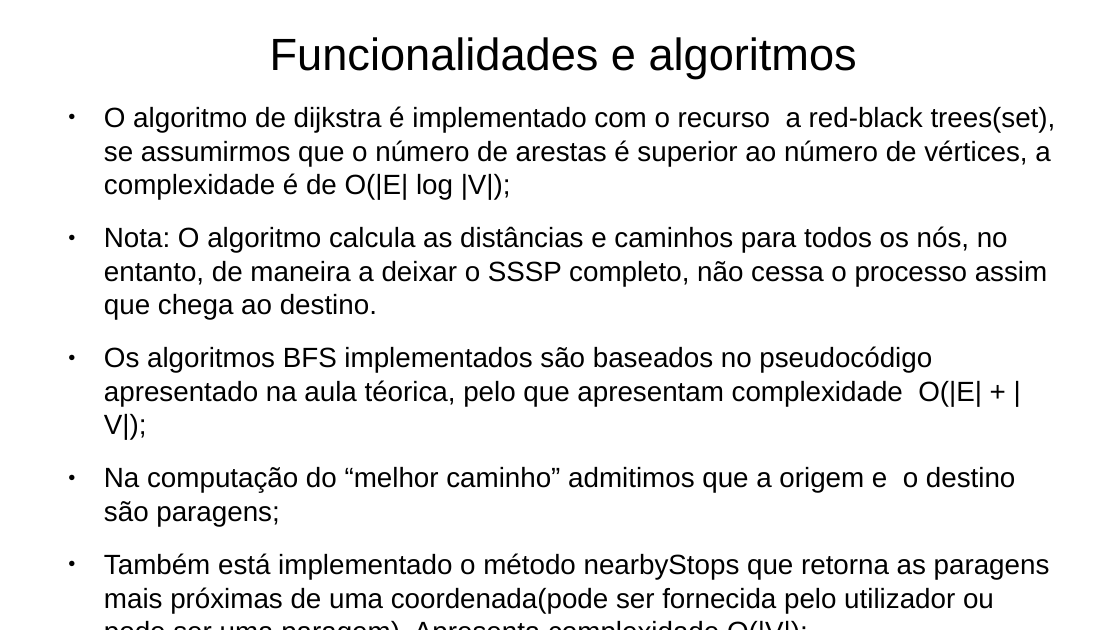
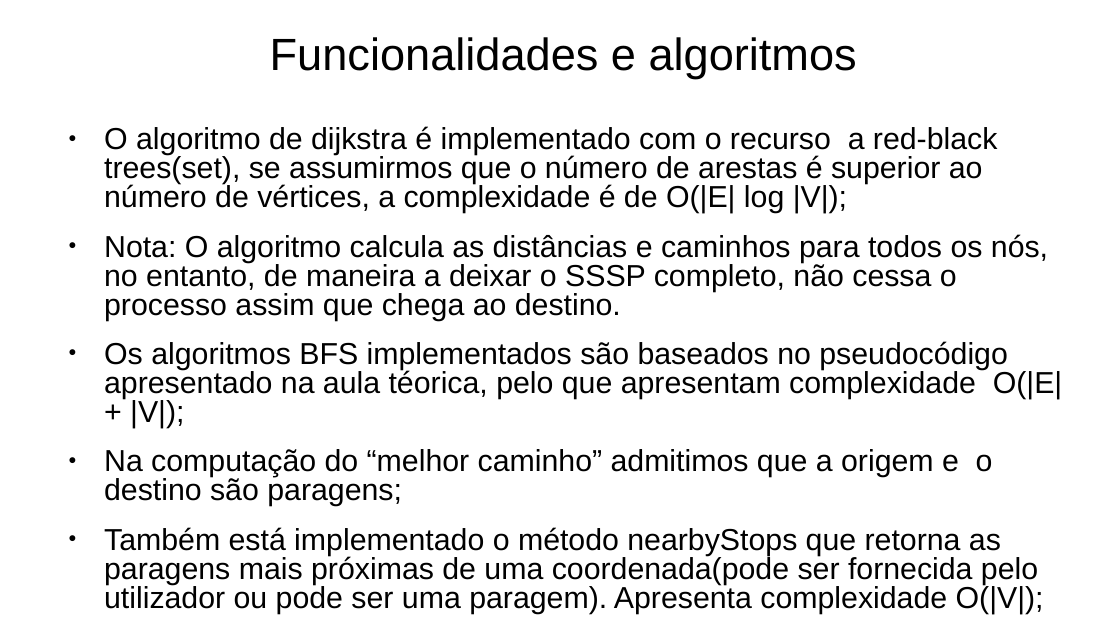
Before and after one commit to Naapperas/feup-aed-proj2, a slide deck: slide 6 of Apresentação.pptx. Drawn at 1120x630 pixels with LibreOffice and Linux fonts; fonts in the diff are those of the drawing. Boxes give left, top, right and bottom in pixels: in the first picture for what was removed or moved away, otherwise in the second. Text is boxed around its words. In the diff, an @@ line names an element or a change of style, - is before the commit and + after.

```diff
--- a/Apresentação.pptx
+++ b/Apresentação.pptx
@@ text "O algoritmo de dijkstra é ..." moved from (x1=104, y1=106, x2=1056, y2=613) to (x1=104, y1=126, x2=1063, y2=614) @@
@@ text "O algoritmo de dijkstra é ..." at (x1=104, y1=126, x2=1063, y2=614): size 19.7 to 21.5 pt; line spacing 1 to 0.8 @@
```
Also in this commit, not shown: 12 other slides changed, 1 slide added, 1 other file.
